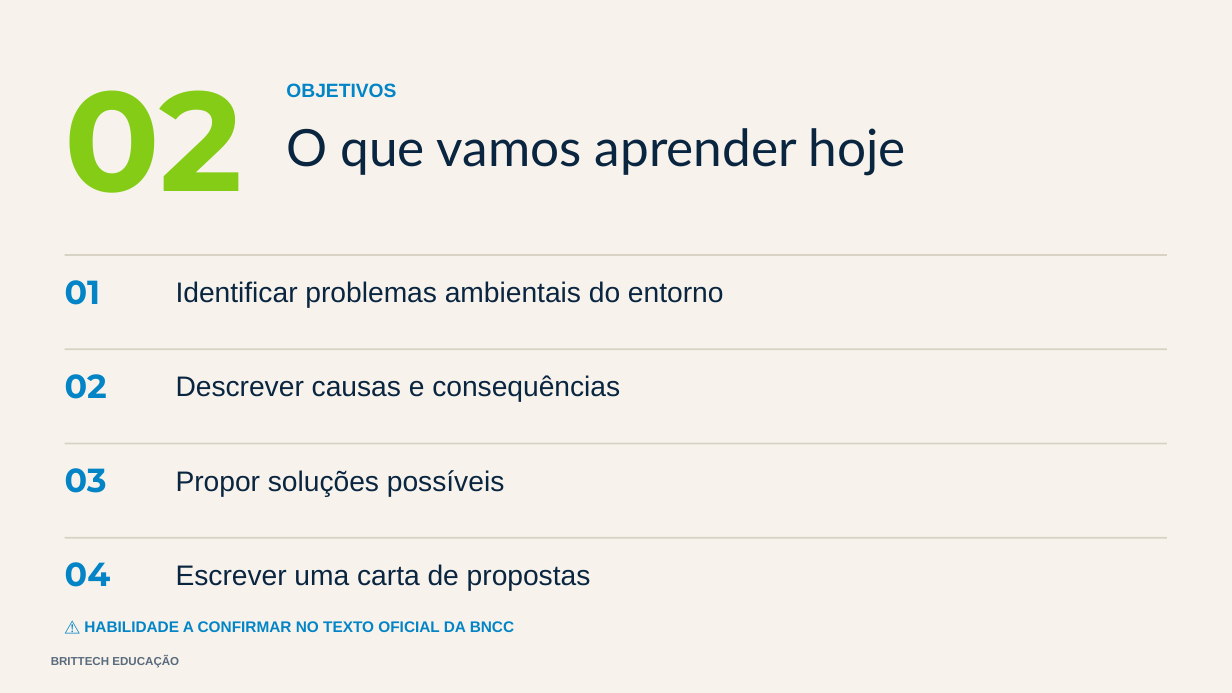
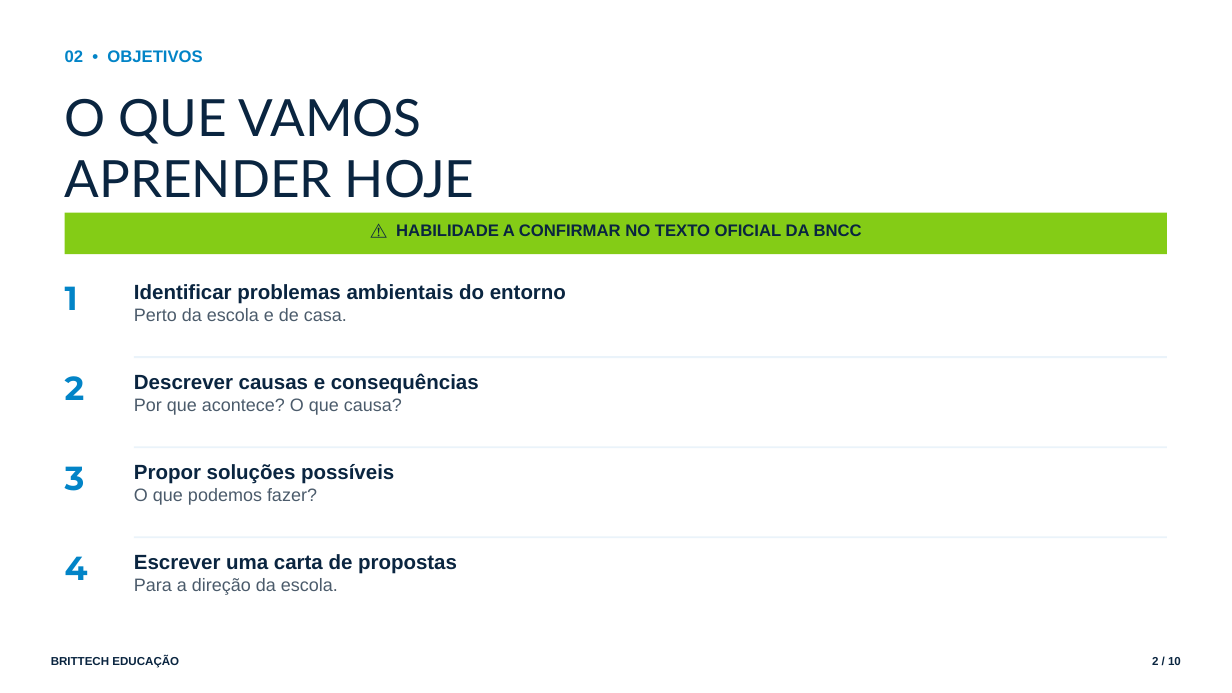
Before and after one commit to thiagollipe-web/brittech-educacao-aulas, a slide deck: slide 2 of fundamental-1/geografia-5ano-problemas-ambientais.pptx. Drawn at 1232x693 pixels with LibreOffice and Linux fonts; fonts in the diff are those of the drawing. Boxes give left, top, right and bottom in pixels: in the first picture for what was removed or moved away, otherwise in the second. Text is boxed around its words. In the diff, an @@ line names an element or a change of style, - is before the commit and + after.

```diff
--- a/fundamental-1/geografia-5ano-problemas-ambientais.pptx
+++ b/fundamental-1/geografia-5ano-problemas-ambientais.pptx
@@ rectangle removed at <box>0,0,1232,693</box> @@
@@ text at <box>65,50,202,62</box>: text changed; size 110 to 13 pt; font Montserrat to Arial; text colour #84CC16 to #0284C7 @@
-02
+02 • OBJETIVOS
@@ text removed at <box>286,83,396,98</box> @@
-OBJETIVOS
@@ text at <box>65,98,475,198</box>: text changed @@
-O que vamos aprender hoje
+O QUE VAMOS
+APRENDER HOJE
@@ text "⚠ HABILIDADE A CONFIRMAR NO ...": place and size @@
-text "⚠ HABILIDADE A CONFIRMAR NO ..." at <box>84,621,514,632</box>
+text "⚠ HABILIDADE A CONFIRMAR NO ..." at <box>396,224,862,236</box>
@@ text "⚠ HABILIDADE A CONFIRMAR NO ..." at <box>396,224,862,236</box>: size 12 to 13 pt, text colour #0284C7 to #0A2540; alignment left to centre; less space between paragraphs @@
@@ rectangle: place and size @@
-rectangle at <box>65,254,1167,256</box>
+rectangle at <box>65,213,1167,254</box>
@@ rectangle at <box>65,213,1167,254</box>: fill #D8D2C4 to #84CC16 @@
@@ text at <box>65,286,78,310</box>: text changed @@
-01
+1
@@ text at <box>134,284,566,304</box>: size 22 to 16 pt, bold on in "Identificar problemas ambientais do entorno"; less space between paragraphs @@
@@ text "Identificar problemas ambientais do entorno": place and size @@
-text "Identificar problemas ambientais do entorno" at <box>176,281,724,308</box>
+text "Identificar problemas ambientais do entorno" at <box>134,284,566,321</box>
@@ text at <box>134,308,347,321</box>: paragraph added @@
+Perto da escola e de casa.
@@ fill #D8D2C4 to #EAF3FA in 3 elements at <box>134,536,1167,538</box>, <box>134,446,1167,448</box>, <box>134,356,1167,358</box> @@
@@ rectangle: place and size @@
-rectangle at <box>65,348,1167,350</box>
+rectangle at <box>134,356,1167,358</box>
@@ text at <box>65,376,85,400</box>: text changed @@
-02
+2
@@ text at <box>134,373,479,394</box>: size 22 to 16 pt, bold on in "Descrever causas e consequências"; less space between paragraphs @@
@@ text "Descrever causas e consequências": place and size @@
-text "Descrever causas e consequências" at <box>176,375,620,402</box>
+text "Descrever causas e consequências" at <box>134,373,479,415</box>
@@ text at <box>134,398,402,415</box>: paragraph added @@
+Por que acontece? O que causa?
@@ rectangle: place and size @@
-rectangle at <box>65,443,1167,445</box>
+rectangle at <box>134,446,1167,448</box>
@@ text at <box>65,466,85,491</box>: text changed @@
-03
+3
@@ text at <box>134,464,394,484</box>: size 22 to 16 pt, bold on in "Propor soluções possíveis"; less space between paragraphs @@
@@ text "Propor soluções possíveis": place and size @@
-text "Propor soluções possíveis" at <box>176,470,504,497</box>
+text "Propor soluções possíveis" at <box>134,464,394,505</box>
@@ text at <box>134,488,317,505</box>: paragraph added @@
+O que podemos fazer?
@@ rectangle: place and size @@
-rectangle at <box>65,537,1167,539</box>
+rectangle at <box>134,536,1167,538</box>
@@ text at <box>65,556,88,580</box>: text changed @@
-04
+4
@@ text at <box>134,554,457,574</box>: size 22 to 16 pt, bold on in "Escrever uma carta de propostas"; less space between paragraphs @@
@@ text "Escrever uma carta de propostas": place and size @@
-text "Escrever uma carta de propostas" at <box>176,564,591,591</box>
+text "Escrever uma carta de propostas" at <box>134,554,457,595</box>
@@ text at <box>134,578,338,595</box>: paragraph added @@
+Para a direção da escola.
@@ text "BRITTECH EDUCAÇÃO" at <box>51,656,179,668</box>: text colour #5A6B7D to #0A2540; less space between paragraphs @@
@@ text added at <box>1152,657,1181,665</box>, 9 pt, text #0A2540, bold @@
+2 / 10
```
Also in this commit, not shown: 5 other slides changed, 4 slides added, 2 slides removed, 4 other files.
